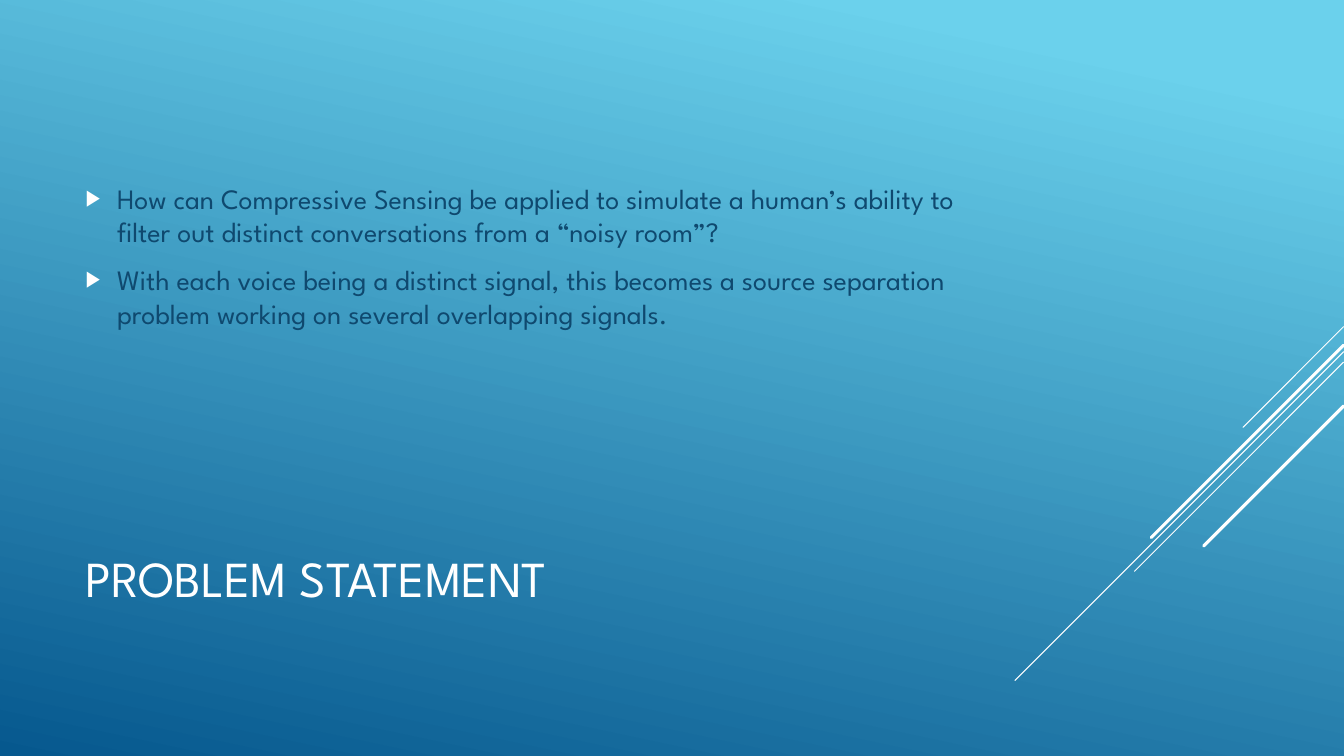
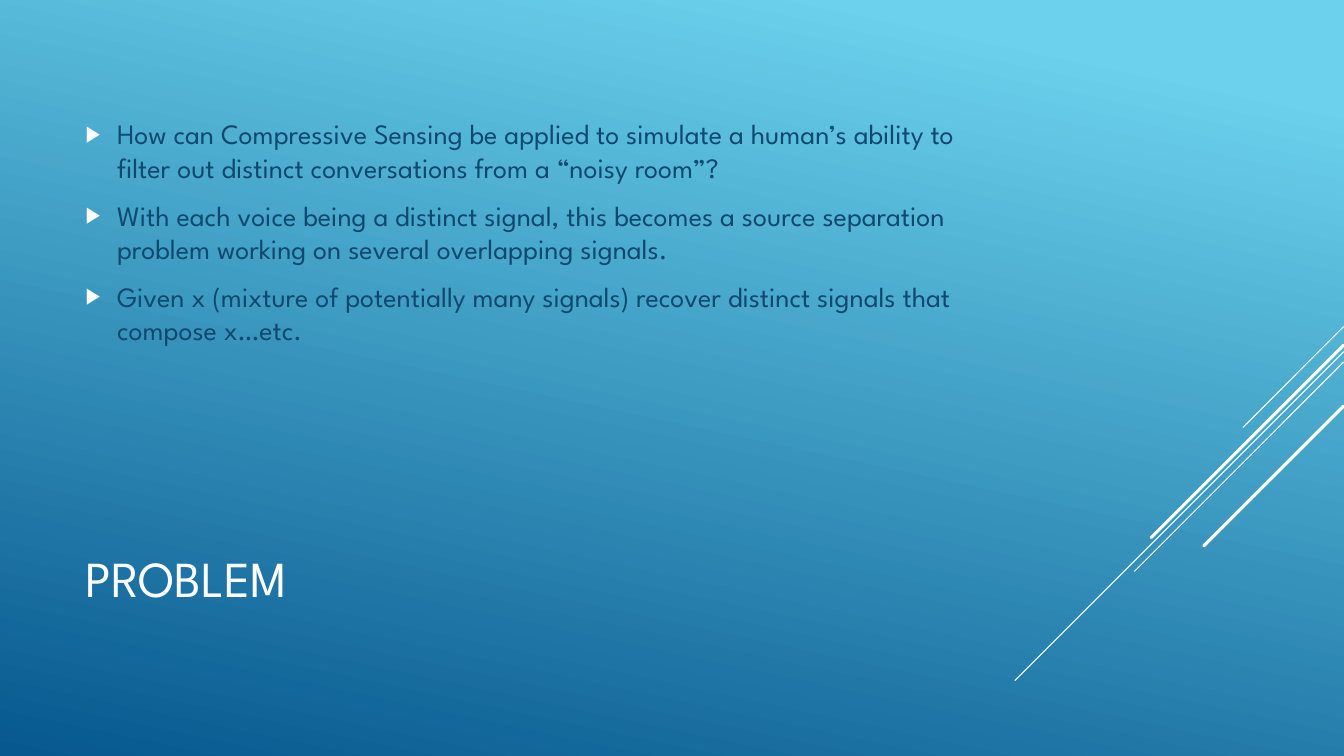
Before and after one commit to esaracin/compressive-sensing-cocktail-party-problem, a slide deck: slide 2 of slide/slides.pptx. Drawn at 1344x756 pixels with LibreOffice and Linux fonts; fonts in the diff are those of the drawing. Boxes give left, top, right and bottom in pixels: in the first picture for what was removed or moved away, otherwise in the second. Text is boxed around its words. In the diff, an @@ line names an element or a change of style, - is before the commit and + after.

```diff
--- a/slide/slides.pptx
+++ b/slide/slides.pptx
@@ text at [117, 287, 950, 346]: paragraph added @@
+▶ Given x (mixture of potentially many signals) recover distinct signals that compose x…etc.
@@ title at [86, 563, 288, 598]: text changed @@
-PROBLEM STATEMENT
+PROBLEM
```
Also in this commit, not shown: 5 slides added.
